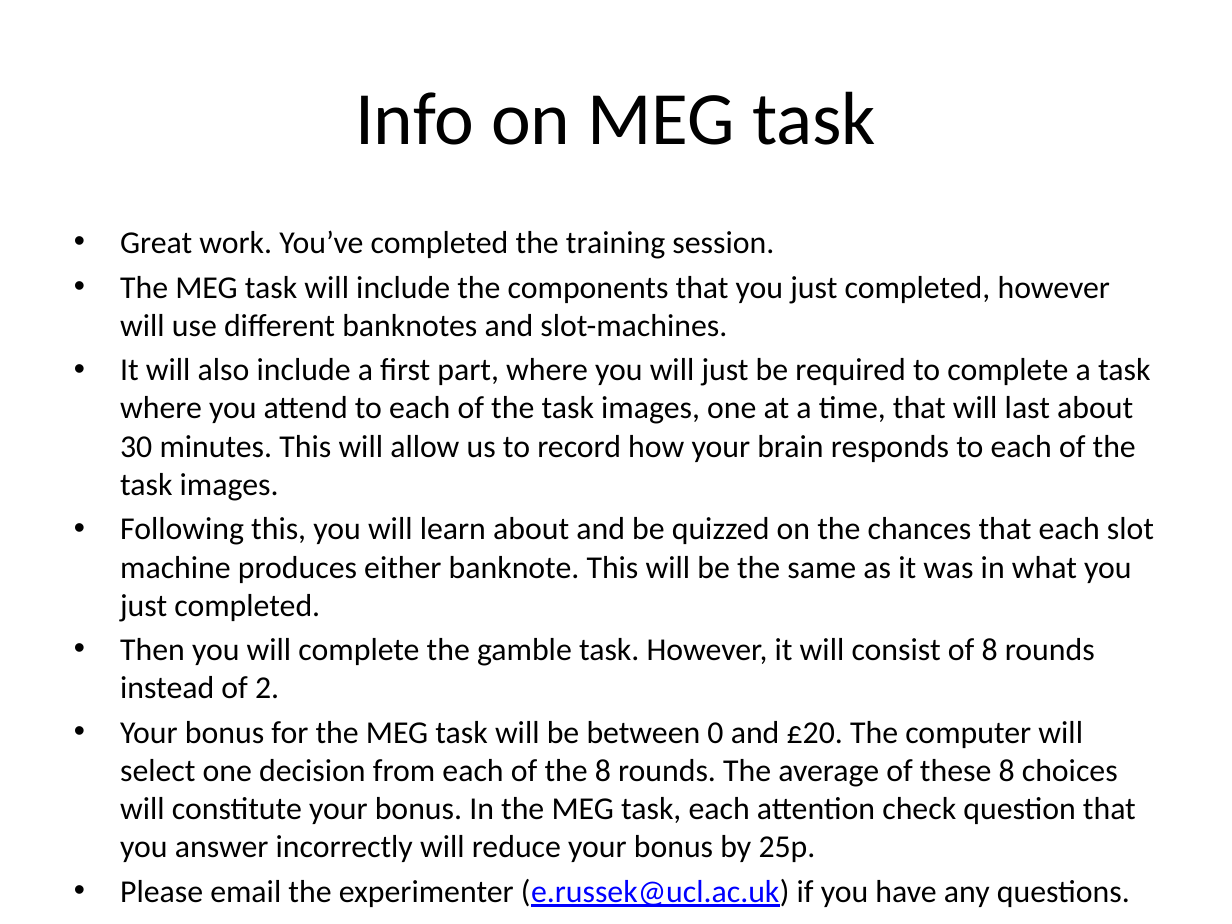
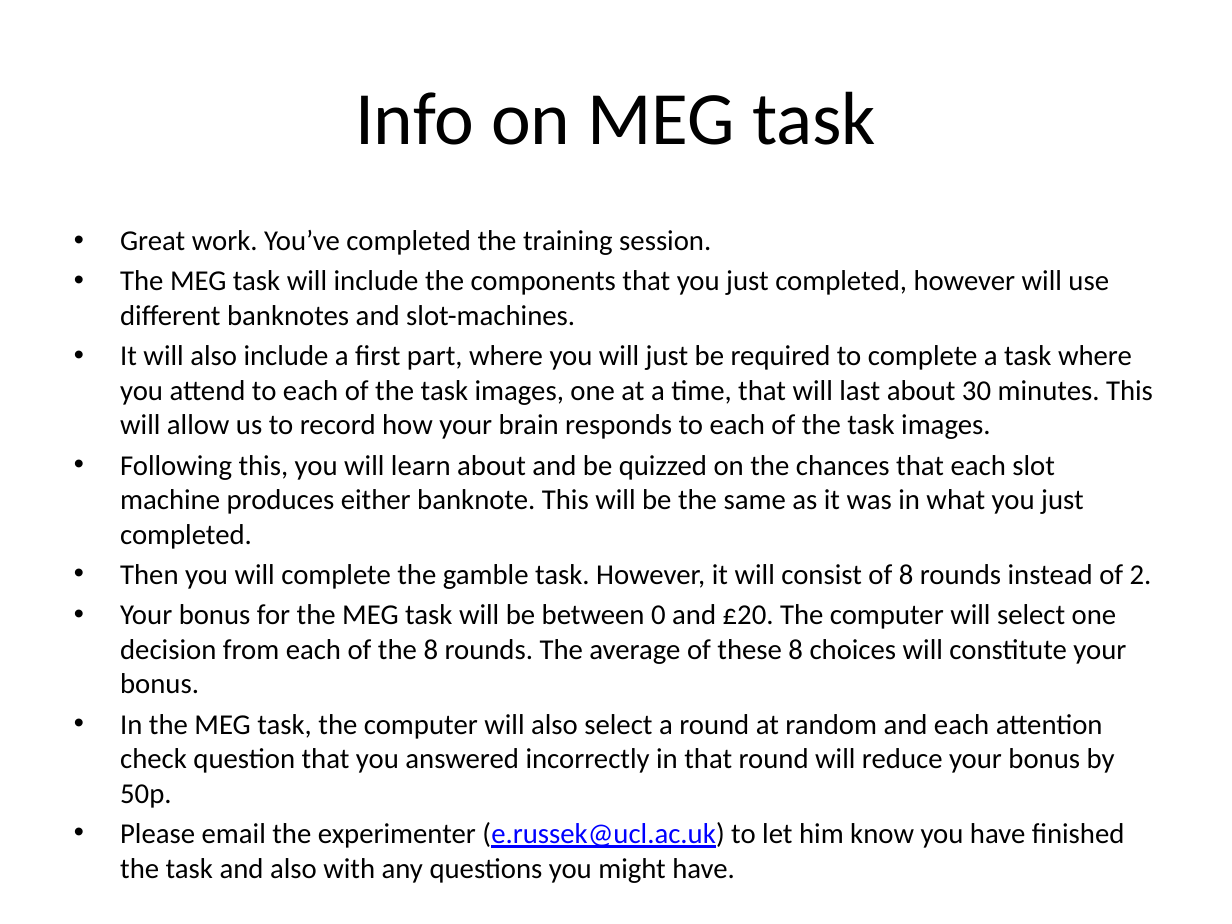
Before and after one commit to evanrussek/Gamble_Task_browser, a slide deck: slide 13 of public/Practice_Task2/Stimuli/uws_instr_slides_ver2.pptx. Drawn at 1232x924 pixels with LibreOffice and Linux fonts; fonts in the diff are those of the drawing. Boxes give left, top, right and bottom in pixels: in the first picture for what was removed or moved away, otherwise in the second. Text is boxed around its words. In the diff, an @@ line names an element or a change of style, - is before the commit and + after.

```diff
--- a/public/Practice_Task2/Stimuli/uws_instr_slides_ver2.pptx
+++ b/public/Practice_Task2/Stimuli/uws_instr_slides_ver2.pptx
@@ text at (120, 230, 1153, 589): size 18.6 to 16.8 pt in "Great work. You’ve completed the training session.", "The MEG task will include the components ...", "It will also include a first part, ...", "Following this, you will learn about and ..." and 1 more places @@
@@ text at (120, 604, 1126, 883): text changed; size 18.6 to 16.8 pt @@
-• Your bonus for the MEG task will be between 0 and £20. The computer will select one decision from each of the 8 rounds. The average of these 8 choices will constitute your bonus. In the MEG task, each attention check question that you answer incorrectly will reduce your bonus by 25p.
-• Please email the experimenter (e.russek@ucl.ac.uk) if you have any questions.
+• Your bonus for the MEG task will be between 0 and £20. The computer will select one decision from each of the 8 rounds. The average of these 8 choices will constitute your bonus.
+• In the MEG task, the computer will also select a round at random and each attention check question that you answered incorrectly in that round will reduce your bonus by 50p.
+• Please email the experimenter (e.russek@ucl.ac.uk) to let him know you have finished the task and also with any questions you might have.
```
Also in this commit, not shown: 1 other slide changed, 26 other files.
